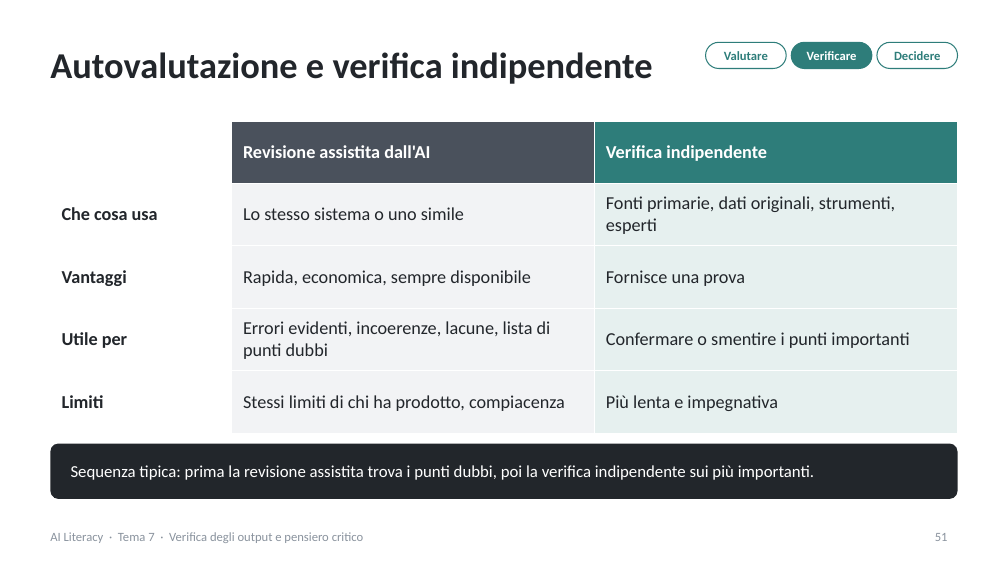
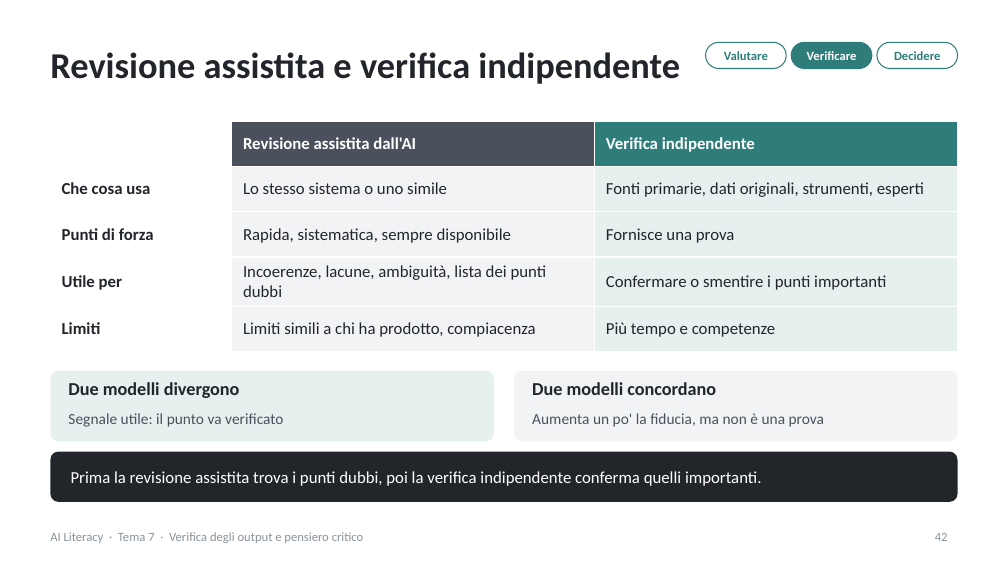
Before and after one commit to NetAi-IT/Formazione-AI-Literacy-Official, a slide deck: slide 42 of Base/Tema7_Verifica_output_pensiero_critico.pptx (slide 51 before the commit). Drawn at 1008x567 pixels with LibreOffice and Linux fonts; fonts in the diff are those of the drawing. Boxes give left, top, right and bottom in pixels: in the first picture for what was removed or moved away, otherwise in the second. Text is boxed around its words. In the diff, an @@ line names an element or a change of style, - is before the commit and + after.

```diff
--- a/Base/Tema7_Verifica_output_pensiero_critico.pptx
+++ b/Base/Tema7_Verifica_output_pensiero_critico.pptx
@@ title at [50, 52, 680, 84]: text changed @@
-Autovalutazione e verifica indipendente
+Revisione assistita e verifica indipendente
@@ table at [50, 121, 958, 341] @@
-row 3, column 1: Vantaggi
+row 3, column 1: Punti di forza
-row 3, column 2: Rapida, economica, sempre disponibile
+row 3, column 2: Rapida, sistematica, sempre disponibile
-row 4, column 2: Errori evidenti, incoerenze, lacune, lista di punti dubbi
+row 4, column 2: Incoerenze, lacune, ambiguità, lista dei punti dubbi
-row 5, column 2: Stessi limiti di chi ha prodotto, compiacenza
+row 5, column 2: Limiti simili a chi ha prodotto, compiacenza
-row 5, column 3: Più lenta e impegnativa
+row 5, column 3: Più tempo e competenze
@@ size 13 to 12 pt in "Revisione assistita dall'AI", "Verifica indipendente", "Che cosa usa", "Lo stesso sistema o uno simile" and 5 more places @@
@@ rounded rectangle added at [50, 371, 494, 442], fill #E6F0EF @@
@@ text added at [68, 382, 240, 398], 13 pt, text #22262B, bold @@
+Due modelli divergono
@@ rounded rectangle added at [514, 371, 958, 442], fill #F2F3F5 @@
@@ text added at [532, 382, 716, 395], 13 pt, text #22262B, bold @@
+Due modelli concordano
@@ text added at [68, 413, 283, 427], 11 pt, text #4A515C @@
+Segnale utile: il punto va verificato
@@ text added at [532, 413, 824, 427], 11 pt, text #4A515C @@
+Aumenta un po' la fiducia, ma non è una prova
@@ rounded rectangle: place and size @@
-rounded rectangle at [50, 444, 958, 499]
+rounded rectangle at [50, 452, 958, 502]
@@ rounded rectangle at [50, 452, 958, 502]: proportions changed @@
@@ text at [71, 471, 761, 486]: text changed @@
-Sequenza tipica: prima la revisione assistita trova i punti dubbi, poi la verifica indipendente sui più importanti.
+Prima la revisione assistita trova i punti dubbi, poi la verifica indipendente conferma quelli importanti.
@@ page number at [935, 533, 948, 541]: text changed @@
-51
+42
```
Also in this commit, not shown: 37 other slides changed, 10 slides added, 26 slides removed, 7 other files.
